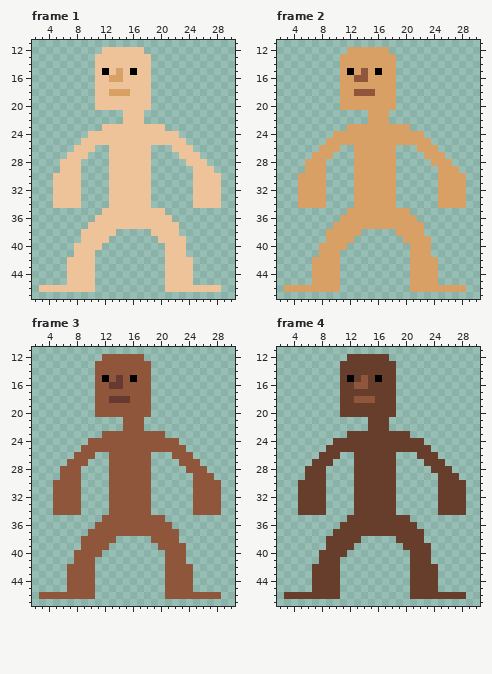
File history of a pixel-art file, assets/art/humans_slim.aseprite. That is the earlier state.
32x48 pixels, 10 frames. Shown: frame 1: x 2..30, y 11..47; frame 2: x 2..30, y 11..47; frame 3: x 2..30, y 11..47; frame 4: x 2..30, y 11..47. The commit also changed other frames, which this record leaves out.
Now the later version:
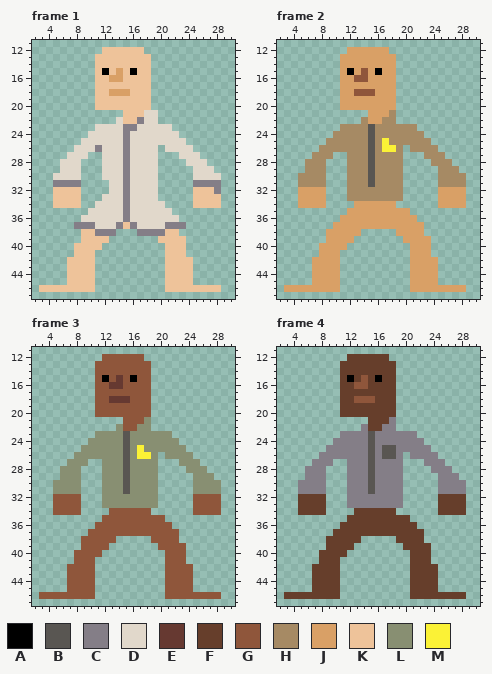
Palette (. is transparent): A #000000  B #595652  C #847e87  D #e1d8cb  E #663931  F #663e2b  G #8f563b  H #a68a64  J #d9a066  K #eec39a  L #888f72  M #fbf236
Difference:
layer "Shirt" now shown
--- frame 1, layer "Shirt"
@@ x 2..30 @@
 20 .........KKKKKKKK............
-21 .............KKK.............
-22 .............KKK.............
-23 ..........KKKKKKKKK..........
-24 ........KKKKKKKKKKKKK........
-25 .......KKKKKKKKKKKKKKK.......
-26 ......KKK..KKKKKK...KKK......
-27 .....KKK...KKKKKK....KKK.....
-28 ....KKK....KKKKKK.....KKK....
-29 ....KKK....KKKKKK......KKK...
-30 ...KKKK....KKKKKK......KKKK..
-31 ...KKKK....KKKKKK......KKKK..
-32 ...KKKK....KKKKKK......KKKK..
-33 ...KKKK....KKKKKK......KKKK..
-34 ...KKKK....KKKKKK......KKKK..
-35 ..........KKKKKKKKK..........
-36 .........KKKKKKKKKKK.........
-37 ........KKKKKKKKKKKKK........
-38 .......KKKKK.....KKKK........
+21 .............KKKDD...........
+22 ............DKKCDD...........
+23 .........DDDDCCDDDDD.........
+24 ........DDDDDCDDDDDDD........
+25 .......DDDDDDCDDDDDDDD.......
+26 ......DDDCDDDCDDDD.DDDD......
+27 .....DDD..DDDCDDDD...DDD.....
+28 ....DDD...DDDCDDDD....DDD....
+29 ....DDD...DDDCDDDD.....DDD...
+30 ...DDDD...DDDCDDDD.....DDDD..
+31 ...CCCC....DDCDDDD.....CCCC..
+32 ...KKKK....DDCDDDD.....KKKC..
+33 ...KKKK...DDDCDDDD.....KKKK..
+34 ...KKKK..DDDDCDDDDD....KKKK..
+35 ........DDDDDCDDDDDD.........
+36 .......DDDDDDCDDDDDDD........
+37 ......CCCDDDCKCDDDDCCC.......
+38 .......KKCCC...CCCCKK........
 39 .......KKKK.......KKKK.......
--- frame 2, layer "Shirt"
@@ x 2..30 @@
 20 .........JJJJJJJJ............
-21 .............JJJ.............
-22 .............JJJ.............
-23 ..........JJJJJJJJJ..........
-24 ........JJJJJJJJJJJJJ........
-25 .......JJJJJJJJJJJJJJJ.......
-26 ......JJJ..JJJJJJ...JJJ......
-27 .....JJJ...JJJJJJ....JJJ.....
-28 ....JJJ....JJJJJJ.....JJJ....
-29 ....JJJ....JJJJJJ......JJJ...
-30 ...JJJJ....JJJJJJ......JJJJ..
-31 ...JJJJ....JJJJJJ......JJJJ..
-32 ...JJJJ....JJJJJJ......JJJJ..
-33 ...JJJJ....JJJJJJ......JJJJ..
+21 .............JJJH............
+22 ............HJJHH............
+23 .........HHHHBHHHHHH.........
+24 ........HHHHHBHHHHHHH........
+25 .......HHHHHHBHMHHHHHH.......
+26 ......HHHHHHHBHMMH.HHHH......
+27 .....HHH..HHHBHHHH...HHH.....
+28 ....HHH...HHHBHHHH....HHH....
+29 ....HHH...HHHBHHHH.....HHH...
+30 ...HHHH...HHHBHHHH.....HHHH..
+31 ...HHHH...HHHBHHHH.....HHHH..
+32 ...JJJJ...HHHHHHHH.....JJJJ..
+33 ...JJJJ...HHHHHHHH.....JJJJ..
 34 ...JJJJ....JJJJJJ......JJJJ..
--- frame 3, layer "Shirt"
@@ x 2..30 @@
 20 .........GGGGGGGG............
-21 .............GGG.............
-22 .............GGG.............
-23 ..........GGGGGGGGG..........
-24 ........GGGGGGGGGGGGG........
-25 .......GGGGGGGGGGGGGGG.......
-26 ......GGG..GGGGGG...GGG......
-27 .....GGG...GGGGGG....GGG.....
-28 ....GGG....GGGGGG.....GGG....
-29 ....GGG....GGGGGG......GGG...
-30 ...GGGG....GGGGGG......GGGG..
-31 ...GGGG....GGGGGG......GGGG..
-32 ...GGGG....GGGGGG......GGGG..
-33 ...GGGG....GGGGGG......GGGG..
+21 .............GGGL............
+22 ............LGGLL............
+23 .........LLLLBLLLLLL.........
+24 ........LLLLLBLLLLLLL........
+25 .......LLLLLLBLMLLLLLL.......
+26 ......LLLLLLLBLMML.LLLL......
+27 .....LLL..LLLBLLLL...LLL.....
+28 ....LLL...LLLBLLLL....LLL....
+29 ....LLL...LLLBLLLL.....LLL...
+30 ...LLLL...LLLBLLLL.....LLLL..
+31 ...LLLL...LLLBLLLL.....LLLL..
+32 ...GGGG...LLLLLLLL.....GGGG..
+33 ...GGGG...LLLLLLLL.....GGGG..
 34 ...GGGG....GGGGGG......GGGG..
--- frame 4, layer "Shirt"
@@ x 2..30 @@
 20 .........FFFFFFFF............
-21 .............FFF.............
-22 .............FFF.............
-23 ..........FFFFFFFFF..........
-24 ........FFFFFFFFFFFFF........
-25 .......FFFFFFFFFFFFFFF.......
-26 ......FFF..FFFFFF...FFF......
-27 .....FFF...FFFFFF....FFF.....
-28 ....FFF....FFFFFF.....FFF....
-29 ....FFF....FFFFFF......FFF...
-30 ...FFFF....FFFFFF......FFFF..
-31 ...FFFF....FFFFFF......FFFF..
-32 ...FFFF....FFFFFF......FFFF..
-33 ...FFFF....FFFFFF......FFFF..
+21 .............FFFC............
+22 ............CFFCC............
+23 .........CCCCBCCCCCC.........
+24 ........CCCCCBCCCCCCC........
+25 .......CCCCCCBCBBCCCCC.......
+26 ......CCCCCCCBCBBC.CCCC......
+27 .....CCC..CCCBCCCC...CCC.....
+28 ....CCC...CCCBCCCC....CCC....
+29 ....CCC...CCCBCCCC.....CCC...
+30 ...CCCC...CCCBCCCC.....CCCC..
+31 ...CCCC...CCCBCCCC.....CCCC..
+32 ...FFFF...CCCCCCCC.....FFFF..
+33 ...FFFF...CCCCCCCC.....FFFF..
 34 ...FFFF....FFFFFF......FFFF..
Where, in picture pixels (left, top, right, bottom), the same in both pictures:
changed: (53, 110, 221, 236)
changed: (298, 110, 466, 201)
changed: (53, 417, 221, 508)
changed: (298, 417, 466, 508)
